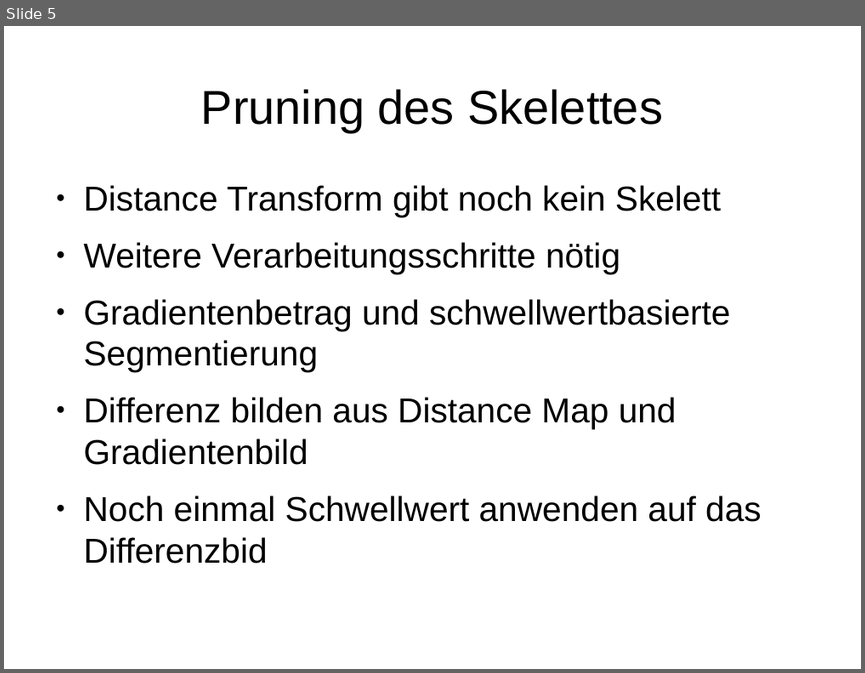
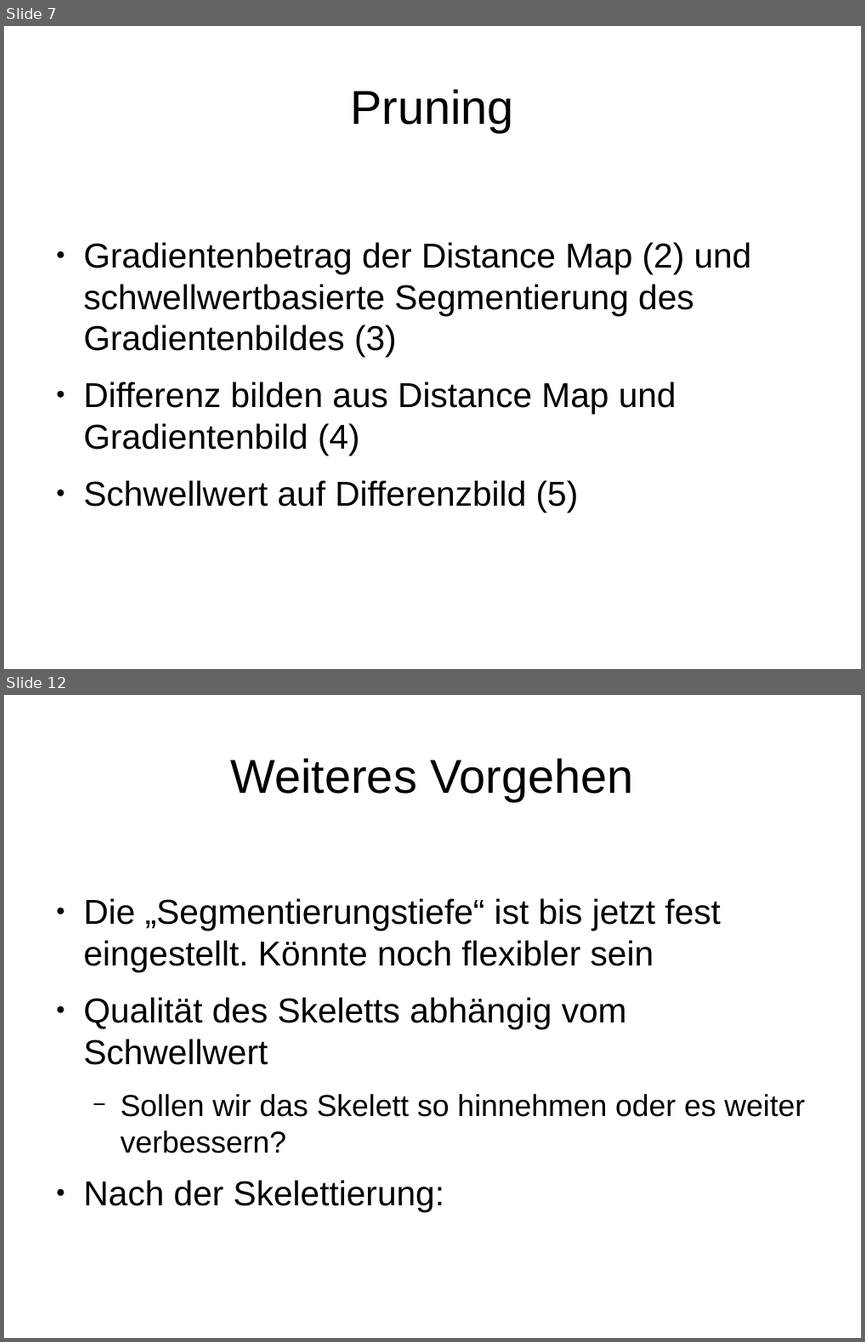
Before and after one commit to sandrellaella/bildverarbeitung, a slide deck: docs/Zwischenstand_1272012.odp. Shown one above the other, each under a label of ours: slide 5 before the commit, slides 7 and 12 after it; the slides between them are not shown. The pictures are 865x673 and 865x1342 pixels, drawn with LibreOffice and Linux fonts; fonts in the diff are those of the drawing. Boxes give left, top, right and bottom in pixels: in the first picture for what was removed or moved away, otherwise in the second. Text is boxed around its words. In the diff, an @@ line names an element or a change of style, - is before the commit and + after.

```diff
--- a/docs/Zwischenstand_1272012.odp
+++ b/docs/Zwischenstand_1272012.odp
@@ slide 12 added at (4,695,861,1338), background #FFFFFF @@
@@ title added at (231,758,633,801), 44 pt, text #000000 @@
+Weiteres Vorgehen
@@ text added at (84,898,805,1212), 32 pt, text #000000 @@
+● Die „Segmentierungstiefe“ ist bis jetzt fest eingestellt. Könnte noch flexibler sein
+● Qualität des Skeletts abhängig vom Schwellwert
+  − Sollen wir das Skelett so hinnehmen oder es weiter verbessern?
+● Nach der Skelettierung:
@@ what was slide 5 is now slide 7 @@
@@ slide 7 changed as well @@
@@ title at (351,89,514,132): text changed @@
-Pruning des Skelettes
+Pruning
@@ text at (84,242,752,511): text changed @@
-● Distance Transform gibt noch kein Skelett
-● Weitere Verarbeitungsschritte nötig
-● Gradientenbetrag und schwellwertbasierte Segmentierung
-● Differenz bilden aus Distance Map und Gradientenbild
-● Noch einmal Schwellwert anwenden auf das Differenzbid
+● Gradientenbetrag der Distance Map (2) und schwellwertbasierte Segmentierung des Gradientenbildes (3)
+● Differenz bilden aus Distance Map und Gradientenbild (4)
+● Schwellwert auf Differenzbild (5)
```
Also in this commit, not shown: 3 other slides changed, 7 other slides added, 3 slides removed, 41 other files.
